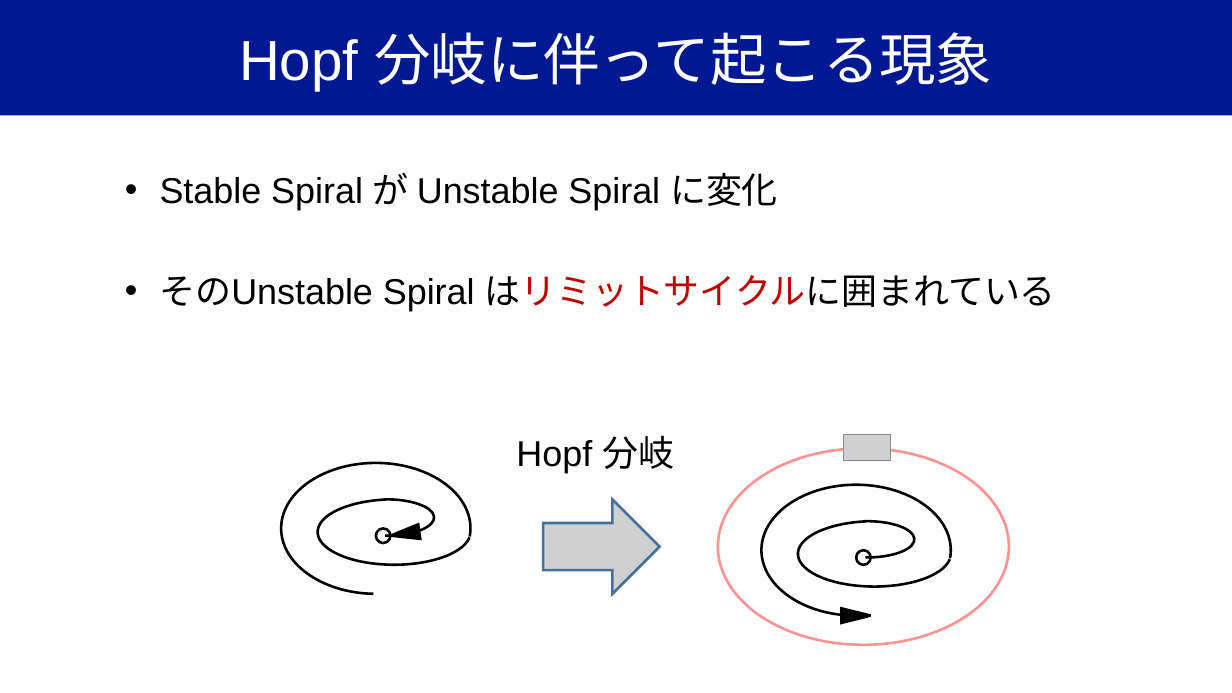
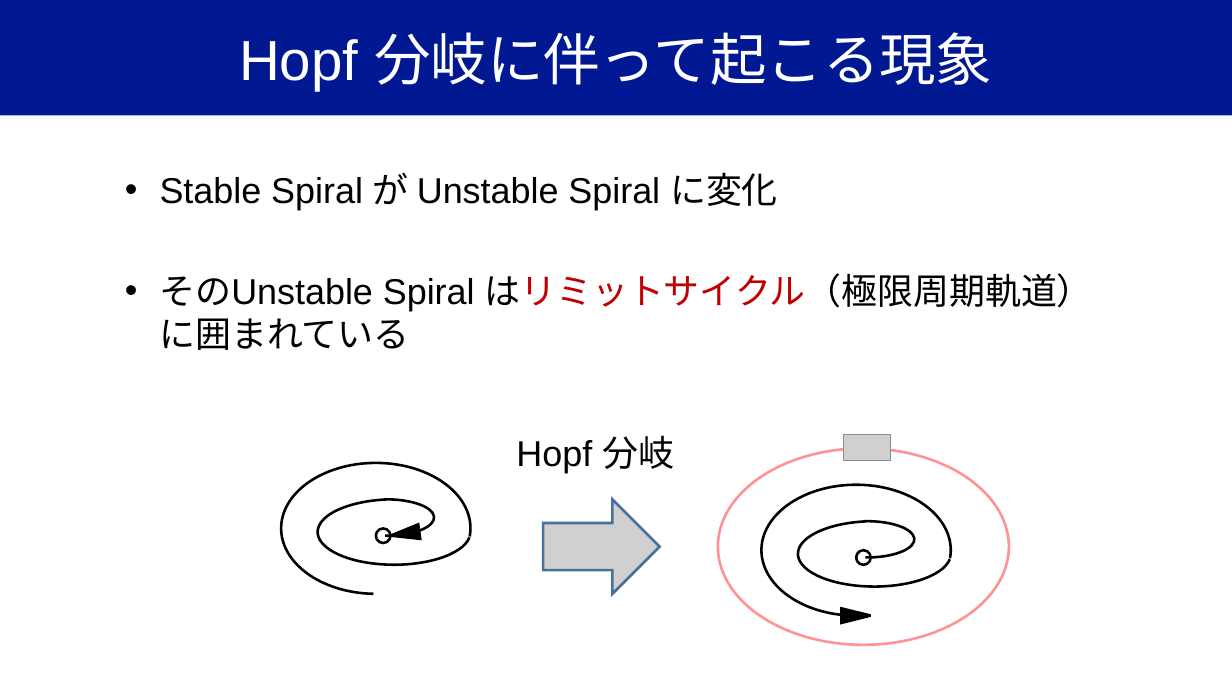
Before and after one commit to YugiLab/Lectures, a slide deck: slide 19 of DS2_2026/Day4/yugi_lecture4_oscillation.pptx (slide 16 before the commit). Drawn at 1232x693 pixels with LibreOffice and Linux fonts; fonts in the diff are those of the drawing; grey boxes stand for pictures. Boxes give left, top, right and bottom in pixels: in the first picture for what was removed or moved away, otherwise in the second. Text is boxed around its words. In the diff, an @@ line names an element or a change of style, - is before the commit and + after.

```diff
--- a/DS2_2026/Day4/yugi_lecture4_oscillation.pptx
+++ b/DS2_2026/Day4/yugi_lecture4_oscillation.pptx
@@ text at (x1=160, y1=273, x2=1093, y2=350): text changed @@
-• そのUnstable Spiral はリミットサイクルに囲まれている
+• そのUnstable Spiral はリミットサイクル（極限周期軌道）に囲まれている
```
Also in this commit, not shown: 2 other slides changed, 3 slides added, 4 other files.
